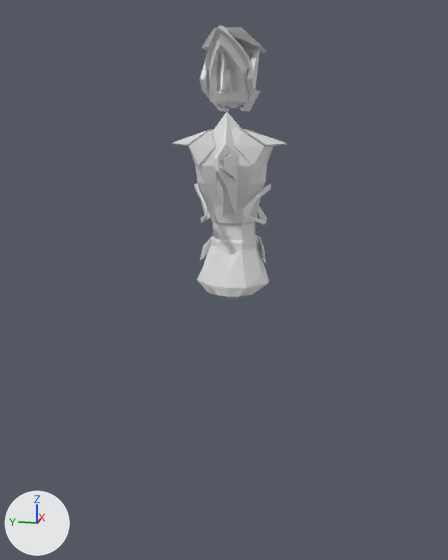
The Blender file Assets/WIP/Concept/character.blend as it was, and as the next commit left it.
Camera for both pictures: a camera (50 mm lens) standing at (-5.53, -1.02, 1.57) and looking at (-0.13, 0.07, 0.21). Arrows for +X, +Y and +Z are at lower left; the lights stay in place.

The older version as bpy lines, for what is in view:
```python
me_cube = bpy.data.meshes.new('Cube')
me_cube.from_pydata(...)  # 160 vertices, 167 faces; spans x -0.782..0.29, y -0.23..0.0, z -0.327..0.383
me_cube.materials.append(mat_material)  # white #e7e7e7
me_cube_001 = bpy.data.meshes.new('Cube.001')
me_cube_001.from_pydata(...)  # 278 vertices, 259 faces, 39 loose edges; spans x -0.72..0.23, y -0.48..0.0, z -1.0..0.7
ob_body = bpy.data.objects.new('Body', me_cube_001)
ob_body.location = (0.0, 0.0, 1.0)
_m = ob_body.modifiers.new('Mirror', 'MIRROR')
_m.use_axis = (False, True, False)
ob_helmet = bpy.data.objects.new('Helmet', me_cube)
ob_helmet.location = (0.0, 0.0, 2.0)
ob_helmet.scale = (0.9, 1.1, 0.9)
_m = ob_helmet.modifiers.new('Mirror', 'MIRROR')
_m.use_axis = (False, True, False)
```
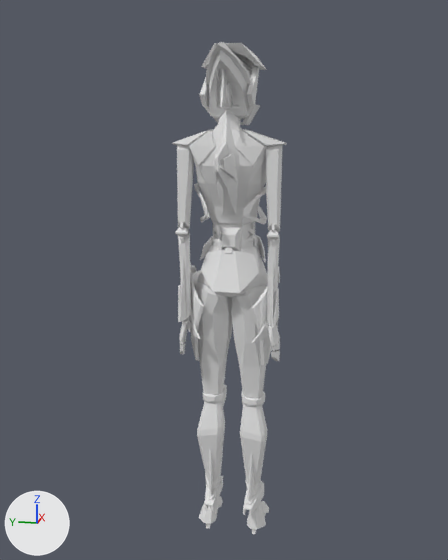
Scene script edits in JSON lines:
```json
{"op": "add", "block": "me_cube_006", "code": ["me_cube_006 = bpy.data.meshes.new('Cube.006')", "me_cube_006.from_pydata(...)  # 28 vertices, 18 faces; spans x -0.106..0.117, y -0.089..0.0, z -0.122..0.113"]}
{"op": "add", "block": "me_cube_005", "code": ["me_cube_005 = bpy.data.meshes.new('Cube.005')", "me_cube_005.from_pydata(...)  # 190 vertices, 189 faces, 2 loose edges; spans x -0.19..0.15, y -0.46..-0.3, z -1.82..0.14"]}
{"op": "add", "block": "me_cube_004", "code": ["me_cube_004 = bpy.data.meshes.new('Cube.004')", "me_cube_004.from_pydata(...)  # 294 vertices, 294 faces, 4 loose edges; spans x -0.268..0.378, y -0.345..-0.092, z -0.898..0.499"]}
{"op": "add", "block": "me_cube_003", "code": ["me_cube_003 = bpy.data.meshes.new('Cube.003')", "me_cube_003.from_pydata(...)  # 29 vertices, 25 faces; spans x -0.118..0.118, y -0.307..-0.085, z -0.114..0.085"]}
{"op": "add", "block": "me_cube_002", "code": ["me_cube_002 = bpy.data.meshes.new('Cube.002')", "me_cube_002.from_pydata(...)  # 217 vertices, 194 faces, 1 loose edge; spans x -0.374..0.144, y -0.435..-0.012, z -0.911..0.442"]}
{"op": "set", "path": "ob_helmet.location", "old": "(0.0, 0.0, 2.0)", "new": "(0.0, 0.0, 1.883)"}
{"op": "add", "block": "ob_neck", "code": ["ob_neck = bpy.data.objects.new('Neck', me_cube_006)", "ob_neck.location = (-0.25, 0.0, 1.6)", "_m = ob_neck.modifiers.new('Mirror', 'MIRROR')", "_m.use_axis = (False, True, False)"]}
{"op": "add", "block": "ob_arm", "code": ["ob_arm = bpy.data.objects.new('Arm', me_cube_005)", "ob_arm.location = (-0.2, 0.0, 1.3)", "_m = ob_arm.modifiers.new('Mirror', 'MIRROR')", "_m.use_axis = (False, True, False)"]}
{"op": "add", "block": "ob_leg_right_down", "code": ["ob_leg_right_down = bpy.data.objects.new('Leg-Right-Down', me_cube_004)", "ob_leg_right_down.location = (0.0, 0.0, -1.5)", "_m = ob_leg_right_down.modifiers.new('Mirror', 'MIRROR')", "_m.use_axis = (False, True, False)"]}
{"op": "add", "block": "ob_leg_right_knee", "code": ["ob_leg_right_knee = bpy.data.objects.new('Leg-Right-Knee', me_cube_003)", "ob_leg_right_knee.location = (0.0, 0.0, -1.0)", "_m = ob_leg_right_knee.modifiers.new('Mirror', 'MIRROR')", "_m.use_axis = (False, True, False)"]}
{"op": "add", "block": "ob_leg_right_up", "code": ["ob_leg_right_up = bpy.data.objects.new('Leg-Right-Up', me_cube_002)", "ob_leg_right_up.location = (0.0, 0.0, -0.1)", "_m = ob_leg_right_up.modifiers.new('Mirror', 'MIRROR')", "_m.use_axis = (False, True, False)"]}
```

Boxes [x1, y1, x2, y2] around the edits, measured in the pictures (448 x 560 px):
```json
{"object": "Leg-Right-Up", "change": "added", "after": [189, 263, 280, 398]}
{"object": "Arm", "change": "added", "after": [175, 145, 283, 361]}
{"object": "Leg-Right-Down", "change": "added", "after": [197, 402, 269, 534]}
{"object": "Helmet", "change": "moved", "before": [199, 26, 267, 112], "after": [200, 42, 267, 125]}
{"object": "Leg-Right-Knee", "change": "added", "after": [203, 385, 265, 407]}
{"object": "Neck", "change": "added", "after": [219, 110, 241, 126]}
```
